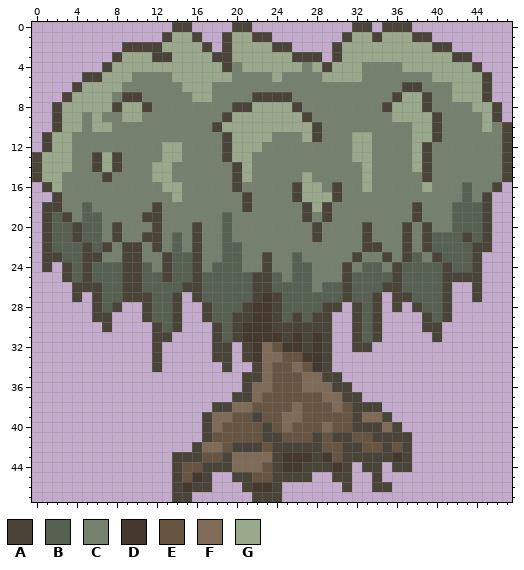
Pixel-art sprite, stored at pokeslend.gmx/sprites/images/sprite45_0.png. The picture above was drawn from the file before the commit.
The file is 48x48 pixels.
Palette (. is transparent): A #4a4438  B #566152  C #75816d  D #45392d  E #675441  F #7f6b57  G #9aa98b
The result:
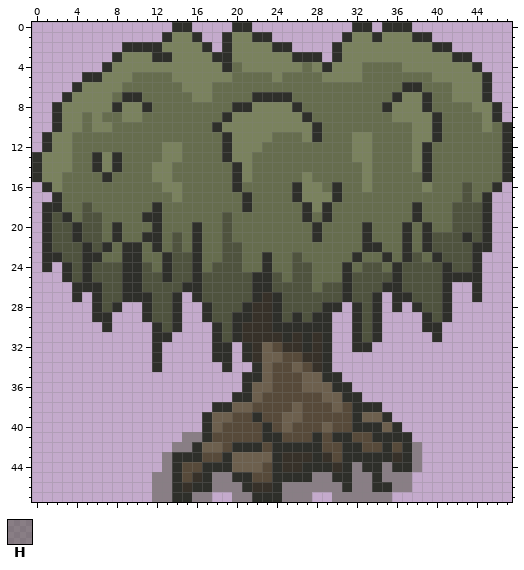
Colours new in this view: H #4f533e80
Change:
colour A: #4a4438 -> #2e2f2a
colour B: #566152 -> #4f533e
colour C: #75816d -> #666d4e
colour D: #45392d -> #373129
colour E: #675441 -> #574a3a
colour F: #7f6b57 -> #6d604e
colour G: #9aa98b -> #7a825e
y 41: x 15..16 .. -> HH
y 42: x 14..15 .. -> HH; x 38 . -> H
y 43: x 13 . -> H; x 38 . -> H
y 44: x 13 . -> H; x 32 . -> H; x 35 . -> H; x 38 . -> H
y 45: x 12..13 .. -> HH; x 18..19 .. -> HH; x 28..29 .. -> HH; x 32..33 .. -> HH; x 35..37 ... -> HHH
y 46: x 12..13 .. -> HH; x 18..20 ... -> HHH; x 25..30 ...... -> HHHHHH; x 32..33 .. -> HH; x 36..37 .. -> HH
y 47: x 12..13 .. -> HH; x 16..17 .. -> HH; x 20..21 .. -> HH; x 25..27 ... -> HHH; x 30..35 ...... -> HHHHHH
